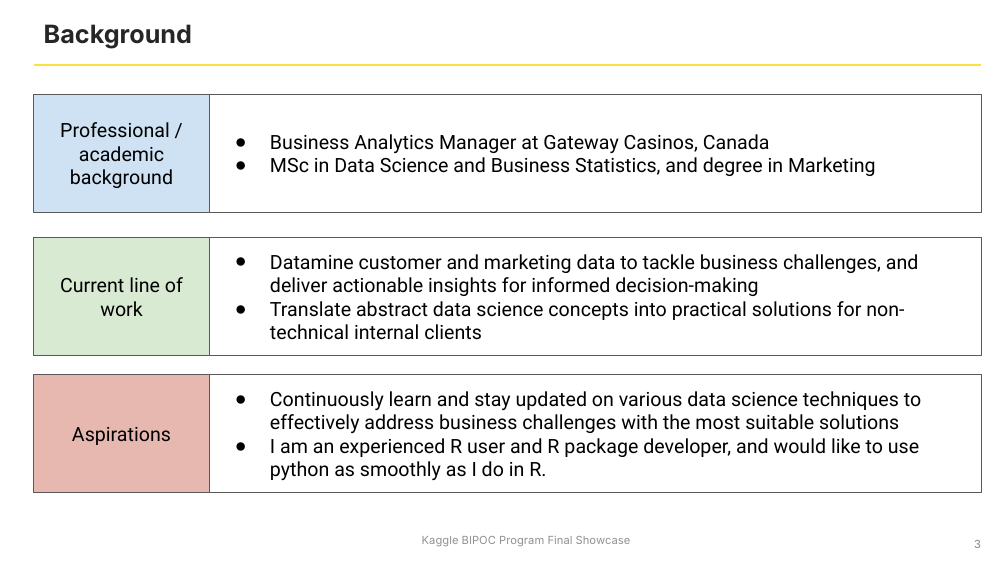
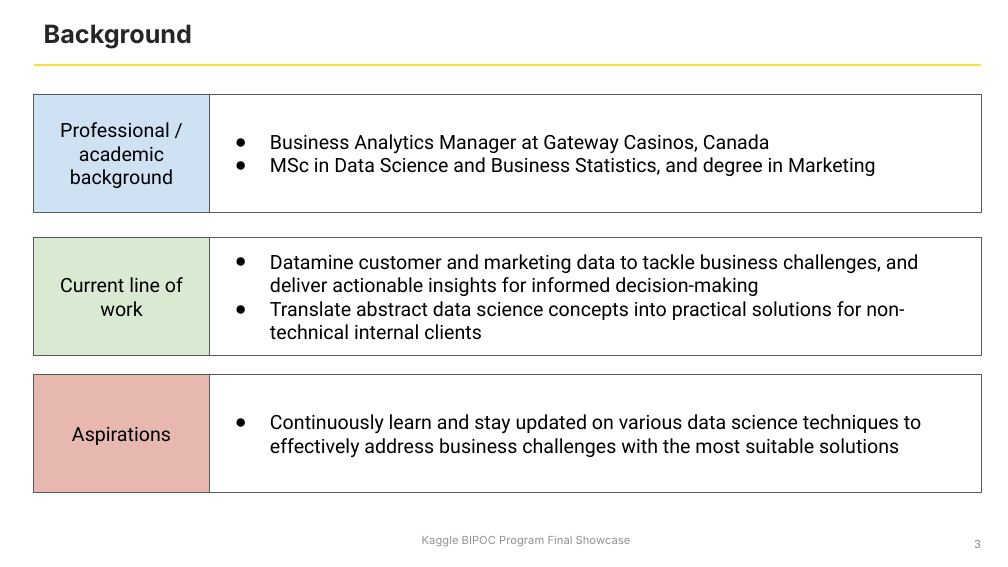
Before and after one commit to Lavinialau/Telecom-churn, a slide deck: slide 3 of 03_assets/Customer_Churn_in_Telecom.pptx. Drawn at 1008x567 pixels with LibreOffice and Linux fonts; fonts in the diff are those of the drawing; background and template pictures are left out. Boxes give left, top, right and bottom in pixels: in the first picture for what was removed or moved away, otherwise in the second. Text is boxed around its words. In the diff, an @@ line names an element or a change of style, - is before the commit and + after.

```diff
--- a/03_assets/Customer_Churn_in_Telecom.pptx
+++ b/03_assets/Customer_Churn_in_Telecom.pptx
@@ text in rectangle at [270,438,919,481]: paragraph removed @@
-● I am an experienced R user and R package developer, and would like to use python as smoothly as I do in R.
```
Also in this commit, not shown: 4 other slides changed, 3 other files.
